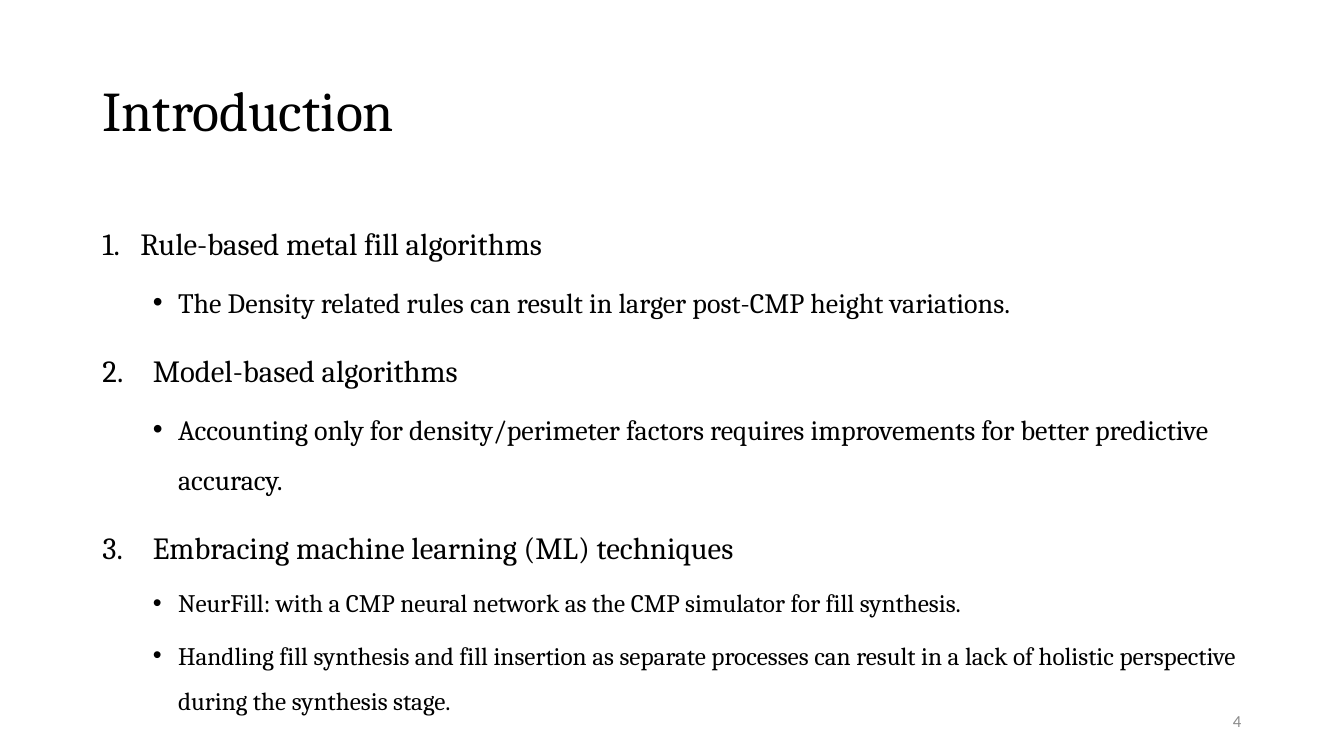
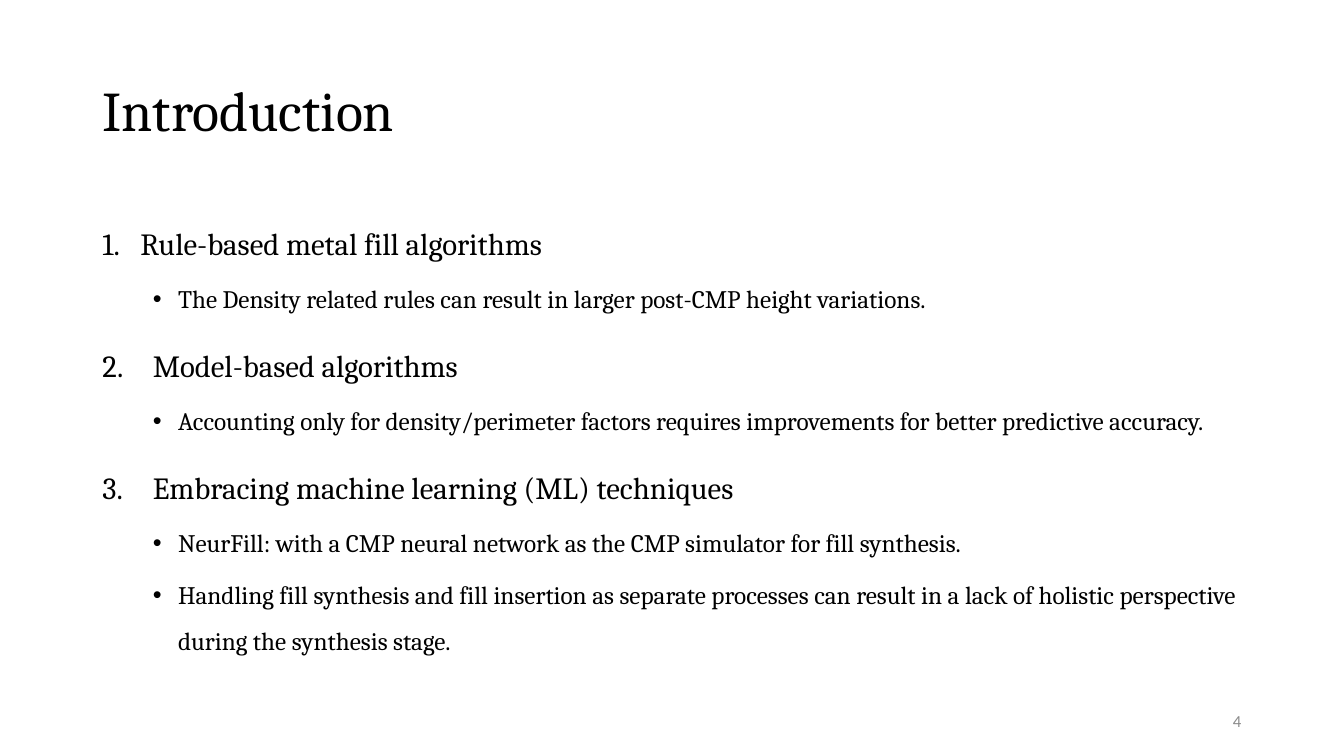
Before and after one commit to Pacific-Feng-Studuies/Studied-Papers, a slide deck: slide 5 of DAC2024/MOGA-CmpCNN/MOGA-CmpCNN A Multi-Objective Genetic Algorithm Intergrated with CmpCNN Model for CMP-Aware Metal Fill.pptx. Drawn at 1344x756 pixels with LibreOffice and Linux fonts; fonts in the diff are those of the drawing. Boxes give left, top, right and bottom in pixels: in the first picture for what was removed or moved away, otherwise in the second. Text is boxed around its words. In the diff, an @@ line names an element or a change of style, - is before the commit and + after.

```diff
--- a/DAC2024/MOGA-CmpCNN/MOGA-CmpCNN A Multi-Objective Genetic Algorithm Intergrated with CmpCNN Model for CMP-Aware Metal Fill.pptx
+++ b/DAC2024/MOGA-CmpCNN/MOGA-CmpCNN A Multi-Objective Genetic Algorithm Intergrated with CmpCNN Model for CMP-Aware Metal Fill.pptx
@@ text at [178, 290, 1203, 436]: size 20 to 18 pt in "The Density related rules can result in ...", "Accounting only for density/perimeter factors requires impro ..." @@
```
Also in this commit, not shown: 1 slide added.
